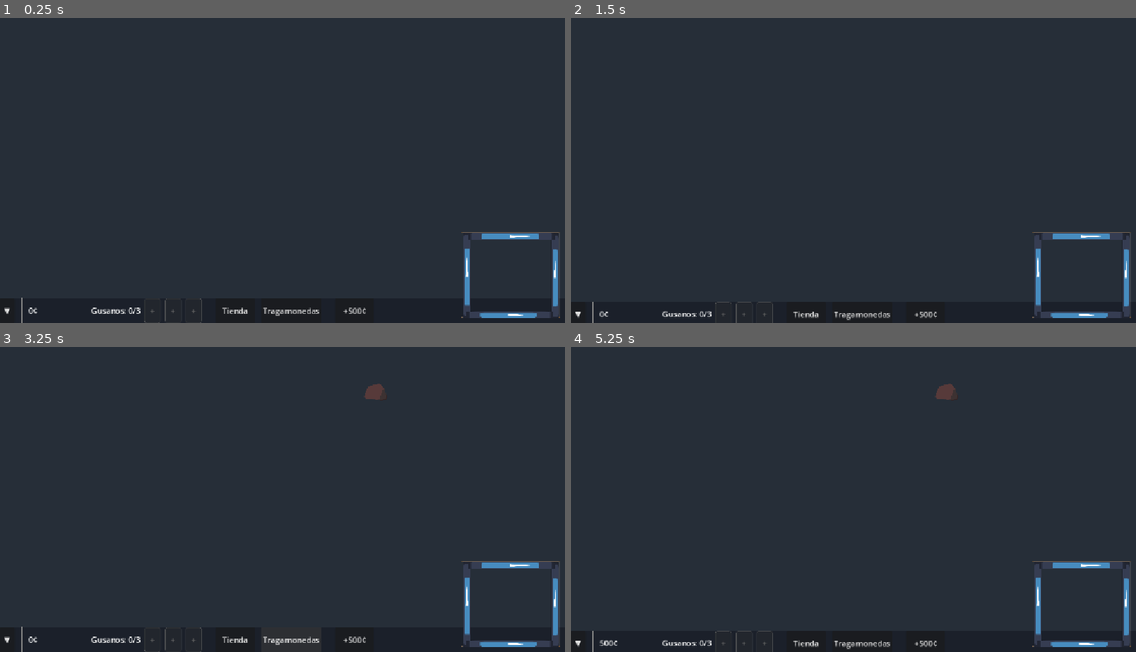
Above: before the commit, frames 1-4 (two rows, left to right).
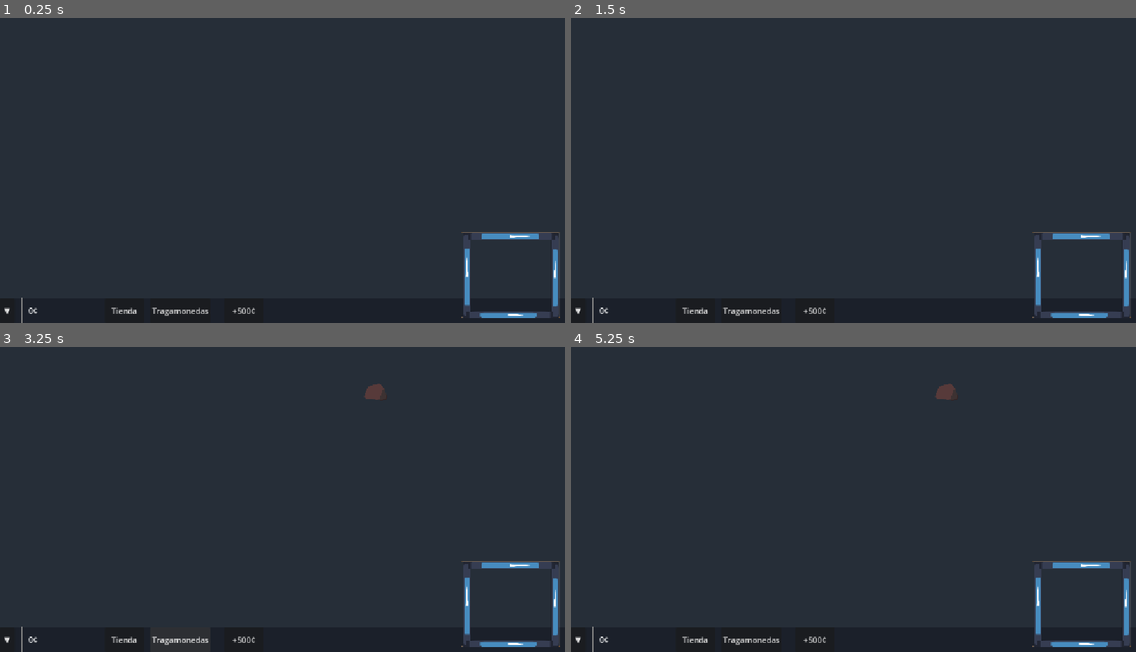
Above: after the commit, the same moments.

Repository: KingPandX/gusanos
Game: Godot game, scene res://main_screen/game_screen.tscn
Same seed, same stepped clock (60 frames per second), same inputs: the game is played once before the commit and once after it. The engine's default icon, where the game draws it, is replaced by a stand-in: a white triangle on a blue panel in a dark square. Sound files missing from this copy of the repository are replaced by a short silence.
Inputs (mouse positions are in pixels of both pictures, inside the frame that each line leads up to):
- Up to frame 1 (0.25 s): no input
- Up to frame 2 (1.5 s): click "▼" at 0.5 s; click (853, 316) at 1.25 s, where only the run before the commit has a clickable "▲"
- Up to frame 3 (3.25 s): click "Tienda" at 2 s; click "Tragamonedas" at 2.75 s
- Up to frame 4 (5.25 s): click "+500¢" at 3.5 s; click "▼" at 4.25 s; click (853, 645) at 5 s, where only the run before the commit has a clickable "▲"

The runs differ from the first frame. In frame 1, 0.5% of the frame differs, in the area x 16-65%, y 91-100%; in frame 2, 0.6%; in frame 3, 0.5%; in frame 4, 0.7%, in the area x 0-65%, y 91-100%.
Error after the commit: Parse Error: Preload file "res://commons/ui/shop_menu.tscn" does not exist. (res://commons/ui/bottom_bar.gd:8)

Commit message:
feat: show worm selector when using WORM-targeted items
- bottom_bar now instantiates WormSelector for items targeting worms
- Stores pending item while selector is open
- Applies item to selected worm via worm_selected signal

Diff:
--- a/commons/ui/bottom_bar.gd
+++ b/commons/ui/bottom_bar.gd
@@ -1,52 +1,80 @@
 extends Control
 
 const BAR_HEIGHT: float = 50.0
-const SLOT_SIZE: float = 32.0
+const INVENTORY_HEIGHT: float = 200.0
+
+signal bar_height_changed(new_height: float)
+
+const SHOP_MENU_SCENE = preload("res://commons/ui/shop_menu.tscn")
+const WORM_SELECTOR_SCENE = preload("res://commons/ui/worm_selector/worm_selector.tscn")
 
 @onready var bg: ColorRect = $BG
-@onready var bar_container: HBoxContainer = $BarContainer
-@onready var collapse_btn: Button = $BarContainer/CollapseBtn
-@onready var money_label: Label = $BarContainer/MoneyLabel
-@onready var content_container: HBoxContainer = $BarContainer/ContentContainer
-@onready var shop_btn: Button = $BarContainer/ShopBtn
-@onready var slot_btn: Button = $BarContainer/SlotBtn
-@onready var give_money_btn: Button = $BarContainer/GiveMoneyBtn
+@onready var main_vbox: VBoxContainer = $MainVBox
+@onready var bar_container: HBoxContainer = $MainVBox/BarContainer
+@onready var collapse_btn: Button = $MainVBox/BarContainer/CollapseBtn
+@onready var money_label: Label = $MainVBox/BarContainer/MoneyLabel
+@onready var content_container: HBoxContainer = $MainVBox/BarContainer/ContentContainer
+@onready var worm_container: HBoxContainer = $MainVBox/BarContainer/ContentContainer/WormContainer
+@onready var shop_btn: Button = $MainVBox/BarContainer/ShopBtn
+@onready var slot_btn: Button = $MainVBox/BarContainer/SlotBtn
+@onready var give_money_btn: Button = $MainVBox/BarContainer/GiveMoneyBtn
+@onready var inventory_btn: Button = $MainVBox/BarContainer/InventoryBtn
 @onready var expand_btn: Button = $ExpandBtn
+@onready var inventory_panel: PanelContainer = $MainVBox/InventoryPanel
+@onready var inventory_scroll: ScrollContainer = $MainVBox/InventoryPanel/VBox/Scroll
+@onready var inventory_list: VBoxContainer = $MainVBox/InventoryPanel/VBox/Scroll/InventoryList
+@onready var inventory_close_btn: Button = $MainVBox/InventoryPanel/VBox/Header/CloseBtn
 
 var is_collapsed: bool = false
+var is_inventory_open: bool = false
 var target_y: float = 0.0
 var animation_speed: float = 10.0
 var displayed_money: int = 0
+var shop_menu_instance: Control = null
+var worm_selector_instance: WormSelector = null
+var pending_item: ItemData = null
 
 func _ready() -> void:
+	add_to_group("bottom_bar")
 	collapse_btn.pressed.connect(_toggle_collapse)
 	expand_btn.pressed.connect(_toggle_collapse)
 	shop_btn.pressed.connect(_on_shop_pressed)
 	slot_btn.pressed.connect(_on_slot_machine_pressed)
+	inventory_btn.pressed.connect(_on_inventory_pressed)
+	inventory_close_btn.pressed.connect(_on_inventory_close)
 	give_money_btn.pressed.connect(func(): GlobalManager.add_money(500))
 	GlobalManager.money_changed.connect(_on_money_changed)
 	Inventory.inventory_changed.connect(_on_inventory_changed)
-	_update_target_y(true)
+	ItemInventory.inventory_changed.connect(_on_item_inventory_changed)
+	_update_positions(true)
 	_on_money_changed(GlobalManager.money)
-	_on_inventory_changed()
+	_refresh_worm_display()
 
 func _process(delta: float) -> void:
-	bar_container.position.y = lerp(bar_container.position.y, target_y, delta * animation_speed)
-	bg.position.y = bar_container.position.y
-
-func _update_target_y(instant: bool = false) -> void:
+	main_vbox.position.y = lerp(main_vbox.position.y, target_y, delta * animation_speed)
+	bg.position.y = main_vbox.position.y
+	var panel_height = INVENTORY_HEIGHT if is_inventory_open else 0.0
+	bg.size.y = BAR_HEIGHT + panel_height
+
+func _update_positions(instant: bool = false) -> void:
 	var viewport_size = get_viewport_rect().size
-	target_y = viewport_size.y - BAR_HEIGHT if not is_collapsed else viewport_size.y
+	var panel_height = INVENTORY_HEIGHT if is_inventory_open else 0.0
+	var total_height = BAR_HEIGHT + panel_height
+	if is_collapsed:
+		target_y = viewport_size.y
+	else:
+		target_y = viewport_size.y - total_height
 	expand_btn.visible = is_collapsed
+	bar_height_changed.emit(total_height if not is_collapsed else 0.0)
 	if instant:
-		bar_container.position.y = target_y
+		main_vbox.position.y = target_y
 		bg.position.y = target_y
-		expand_btn.visible = is_collapsed
+		bg.size.y = BAR_HEIGHT + panel_height
 
 func _toggle_collapse() -> void:
 	is_collapsed = not is_collapsed
 	collapse_btn.text = "▲" if is_collapsed else "▼"
-	_update_target_y()
+	_update_positions()
 
 func _on_money_changed(new_value: int) -> void:
 	var tween = create_tween()
@@ -54,62 +82,141 @@
 	tween.parallel().tween_method(func(v): money_label.text = "%d¢" % v, displayed_money, new_value, 0.5)
 
 func _on_inventory_changed() -> void:
-	_refresh_inventory_display()
-
-func _refresh_inventory_display() -> void:
-	for child in content_container.get_children():
+	_refresh_worm_display()
+
+func _on_item_inventory_changed() -> void:
+	if is_inventory_open:
+		_refresh_inventory_panel()
+
+func _refresh_worm_display() -> void:
+	for child in worm_container.get_children():
 		child.queue_free()
 
 	var count = Inventory.worms.size()
 	var max_slots = Inventory.unlocked_slots
 
-	var inventory_label = Label.new()
-	inventory_label.text = "Gusanos: %d/%d" % [count, max_slots]
-	inventory_label.vertical_alignment = VERTICAL_ALIGNMENT_CENTER
-	content_container.add_child(inventory_label)
-
-	for i in range(min(count, max_slots)):
-		var worm_data = Inventory.worms[i]
-		var slot = PanelContainer.new()
-		slot.custom_minimum_size = Vector2(SLOT_SIZE, SLOT_SIZE)
+	var worm_label = Label.new()
+	worm_label.text = "Gusanos: %d/%d" % [count, max_slots]
+	worm_label.vertical_alignment = VERTICAL_ALIGNMENT_CENTER
+	worm_container.add_child(worm_label)
+
+func _on_use_item(item: ItemData) -> void:
+	if item.target == ItemData.Target.PLAYER:
+		ItemInventory.use_item_on_player(item.item_name)
+	elif item.target == ItemData.Target.WORM:
+		pending_item = item
+		_show_worm_selector()
+
+func _show_worm_selector() -> void:
+	if worm_selector_instance == null or not is_instance_valid(worm_selector_instance):
+		worm_selector_instance = WORM_SELECTOR_SCENE.instantiate()
+		worm_selector_instance.worm_selected.connect(_on_worm_selected)
+		worm_selector_instance.selector_closed.connect(_on_selector_closed)
+		get_parent().add_child(worm_selector_instance)
+	worm_selector_instance.open()
+
+func _on_worm_selected(worm: Worm) -> void:
+	if pending_item:
+		ItemInventory.use_item_on_worm(pending_item.item_name, worm)
+	pending_item = null
+
+func _on_selector_closed() -> void:
+	pending_item = null
+
+func _find_worm_node(worm_data: Worm_Data) -> Worm:
+	var tree = Engine.get_main_loop() as SceneTree
+	if tree == null:
+		return null
+	for node in tree.get_nodes_in_group("worms"):
+		if node is Worm and node.worm_data == worm_data:
+			return node
+	return null
+
+func _on_inventory_pressed() -> void:
+	is_inventory_open = not is_inventory_open
+	inventory_panel.visible = is_inventory_open
+	_update_positions()
+	if is_inventory_open:
+		_refresh_inventory_panel()
+
+func _on_inventory_close() -> void:
+	is_inventory_open = false
+	inventory_panel.visible = false
+	_update_positions()
+
+func _refresh_inventory_panel() -> void:
+	for child in inventory_list.get_children():
+		child.queue_free()
+
+	if ItemInventory.items.is_empty():
+		var empty_label = Label.new()
+		empty_label.text = "No tienes items"
+		empty_label.horizontal_alignment = HORIZONTAL_ALIGNMENT_CENTER
+		empty_label.add_theme_font_size_override("font_size", 14)
+		inventory_list.add_child(empty_label)
+		return
+
+	for item in ItemInventory.items:
+		if item.quantity <= 0:
+			continue
+		var card = PanelContainer.new()
+		card.custom_minimum_size = Vector2(0, 60)
 		var style = StyleBoxFlat.new()
-		style.bg_color = Rarity.get_rarity_color(worm_data.rarity)
-		style.bg_color.a = 0.3
-		style.border_color = Rarity.get_rarity_color(worm_data.rarity)
-		style.set_border_width_all(2)
-		style.set_corner_radius_all(4)
-		slot.add_theme_stylebox_override("panel", style)
-		content_container.add_child(slot)
-
-		var slot_label = Label.new()
-		slot_label.text = worm_data.template.worm_name[0] if worm_data.template else "?"
-		slot_label.horizontal_alignment = HORIZONTAL_ALIGNMENT_CENTER
-		slot_label.vertical_alignment = VERTICAL_ALIGNMENT_CENTER
-		slot_label.custom_minimum_size = Vector2(SLOT_SIZE, SLOT_SIZE)
-		slot_label.add_theme_color_override("font_color", Rarity.get_rarity_color(worm_data.rarity))
-		slot.add_child(slot_label)
-
-	for _i in range(count, max_slots):
-		var slot = PanelContainer.new()
-		slot.custom_minimum_size = Vector2(SLOT_SIZE, SLOT_SIZE)
-		var style = StyleBoxFlat.new()
-		style.bg_color = Color(0.2, 0.2, 0.2, 0.3)
-		style.border_color = Color(0.4, 0.4, 0.4, 0.3)
-		style.set_border_width_all(1)
-		style.set_corner_radius_all(4)
-		slot.add_theme_stylebox_override("panel", style)
-		content_container.add_child(slot)
-
-		var slot_label = Label.new()
-		slot_label.text = "+"
-		slot_label.horizontal_alignment = HORIZONTAL_ALIGNMENT_CENTER
-		slot_label.vertical_alignment = VERTICAL_ALIGNMENT_CENTER
-		slot_label.custom_minimum_size = Vector2(SLOT_SIZE, SLOT_SIZE)
-		slot_label.add_theme_color_override("font_color", Color(0.4, 0.4, 0.4))
-		slot.add_child(slot_label)
+		style.bg_color = Color(0.15, 0.17, 0.22, 0.9)
+		style.set_corner_radius_all(6)
+		style.set_content_margin_all(8)
+		card.add_theme_stylebox_override("panel", style)
+		inventory_list.add_child(card)
+
+		var hbox = HBoxContainer.new()
+		hbox.add_theme_constant_override("separation", 10)
+		card.add_child(hbox)
+
+		var icon_rect = TextureRect.new()
+		icon_rect.custom_minimum_size = Vector2(40, 40)
+		icon_rect.expand_mode = TextureRect.EXPAND_FIT_WIDTH_PROPORTIONAL
+		icon_rect.stretch_mode = TextureRect.STRETCH_KEEP_ASPECT_CENTERED
+		if item.icon:
+			icon_rect.texture = item.icon
+		hbox.add_child(icon_rect)
+
+		var info = VBoxContainer.new()
+		info.size_flags_horizontal = Control.SIZE_EXPAND_FILL
+		hbox.add_child(info)
+
+		var name_label = Label.new()
+		name_label.text = "%s x%d" % [item.item_name, item.quantity]
+		name_label.add_theme_font_size_override("font_size", 14)
+		info.add_child(name_label)
+
+		var desc_label = Label.new()
+		desc_label.text = item.description
+		desc_label.add_theme_font_size_override("font_size", 11)
+		desc_label.add_theme_color_override("font_color", Color(0.7, 0.7, 0.7))
+		desc_label.autowrap_mode = TextServer.AUTOWRAP_WORD
+		info.add_child(desc_label)
+
+		var target_label = Label.new()
+		target_label.text = "Objetivo: Jugador" if item.target == ItemData.Target.PLAYER else "Objetivo: Gusano"
+		target_label.add_theme_font_size_override("font_size", 10)
+		target_label.add_theme_color_override("font_color", Color(0.5, 0.7, 0.5))
+		info.add_child(target_label)
+
+		var use_btn = Button.new()
+		use_btn.text = "Usar"
+		use_btn.custom_minimum_size = Vector2(60, 0)
+		use_btn.pressed.connect(_on_use_item.bind(item))
+		hbox.add_child(use_btn)
 
 func _on_shop_pressed() -> void:
-	print("Tienda - por implementar")
+	if shop_menu_instance == null:
+		shop_menu_instance = SHOP_MENU_SCENE.instantiate()
+		shop_menu_instance.shop_closed.connect(_on_shop_menu_closed)
+		get_parent().add_child(shop_menu_instance)
+	shop_menu_instance.open()
+
+func _on_shop_menu_closed() -> void:
+	pass
 
 func _on_slot_machine_pressed() -> void:
 	print("Tragamonedas - por implementar")
